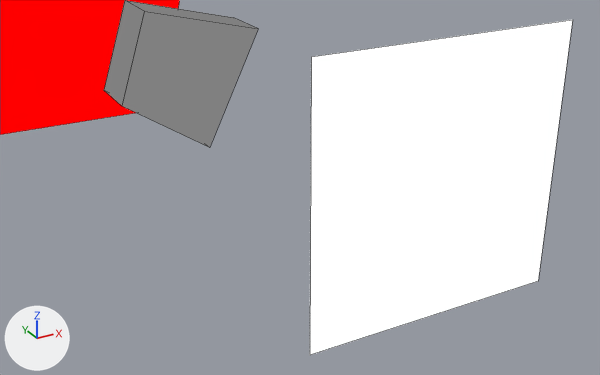
An edit to the Blender file assets-source/blender/motion/triceratops-stomp.blend, drawn before and after from the same camera.
Before and after are seen from a 50 mm camera at (54.57, -33.57, 18.48) aimed at (56.84, -29.45, 16.42). The lights are fixed; the arrows at lower left show +X, +Y and +Z. The older version comes first. Mesh edges are drawn as thin lines.

Objects in the first picture: 'DinoTycoon_Motion_triceratops_stomp_beak', 'DinoTycoon_Motion_triceratops_stomp_eye', 'DinoTycoon_Motion_triceratops_stomp_face'.
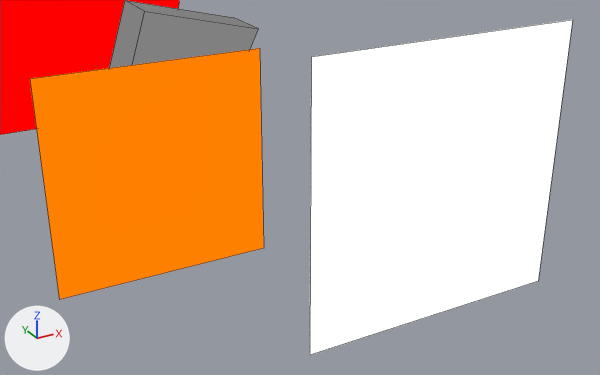
Location of each change, (x1, y1, x2, y2) in pixels of the pictures (600 x 375 px):
'DinoTycoon_Motion_triceratops_stomp_eye_white', added (orange): after (30, 48, 264, 300)

Edits to the bpy script that builds the scene:
```text
Add mat_dinotycoon_role_y:
    mat_dinotycoon_role_y = emission_material('DinoTycoon_Role_Y')
    mat_dinotycoon_role_y.base_color = (1.0, 0.216, 0.0)  # orange #ff8000
Add me_dinotycoon_motion_triceratops_stomp_sample_eye_white:
    me_dinotycoon_motion_triceratops_stomp_sample_eye_white.from_pydata([(55.4, -29.0, 17.2), (56.8, -29.0, 17.2), (56.8, -29.0, 15.8), (55.4, -29.0, 15.8), (55.4, -29.0, 17.2), (56.8, -29.0, 17.2), (56.8, -29.0, 15.8), (55.4, -29.0, 15.8)], [], [(3, 2, 1, 0), (4, 5, 6, 7), (0, 1, 5, 4), (1, 2, 6, 5), (2, 3, 7, 6), (3, 0, 4, 7)])
    me_dinotycoon_motion_triceratops_stomp_sample_eye_white.materials.append(mat_dinotycoon_role_y)  # orange #ff8000
Add ob_dinotycoon_motion_triceratops_stomp_eye_white:
    ob_dinotycoon_motion_triceratops_stomp_eye_white = bpy.data.objects.new('DinoTycoon_Motion_triceratops_stomp_eye_white', me_dinotycoon_motion_triceratops_stomp_sample_eye_white)
    ob_dinotycoon_motion_triceratops_stomp_eye_white.location = (0.0, 0.0, 0.0)
```
